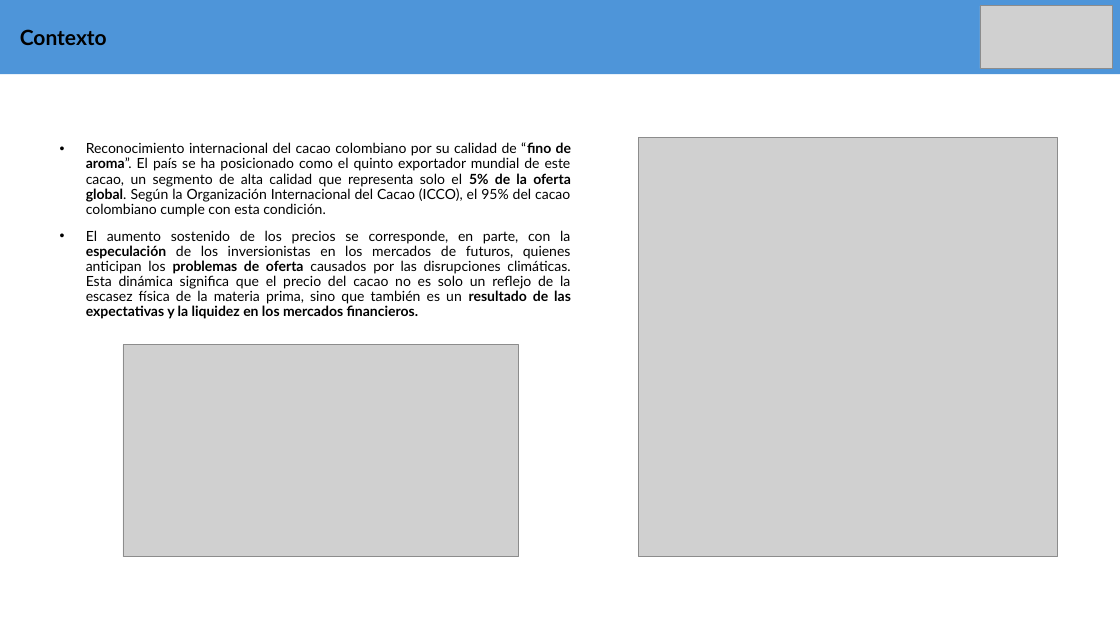
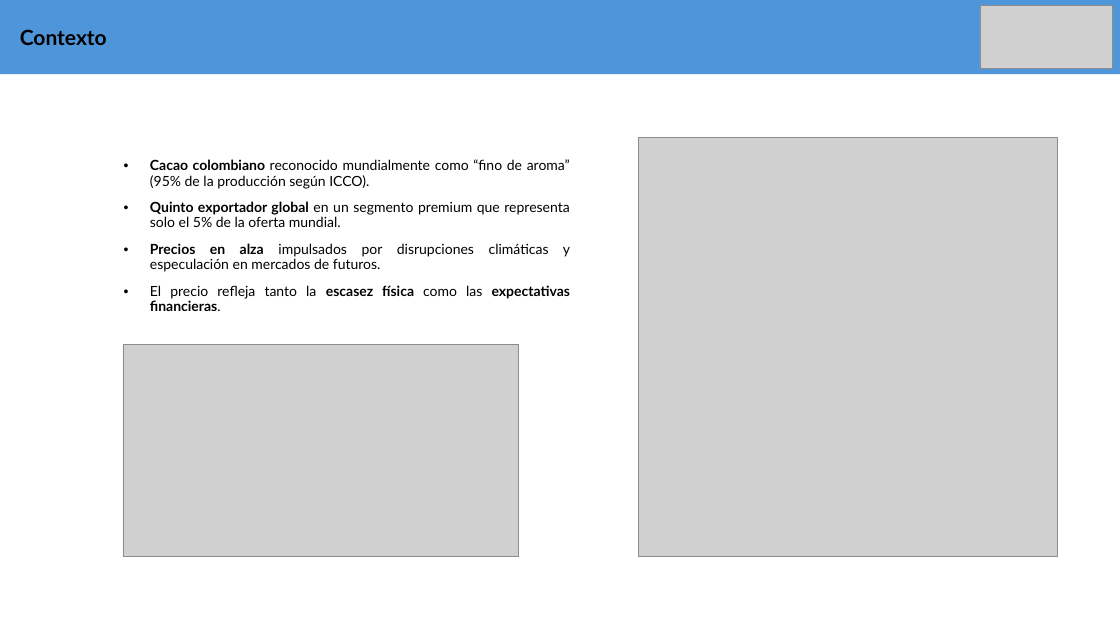
Before and after one commit to pedr0jos3/Mi-tesis, a slide deck: slide 2 of PresentacionAvances.pptx. Drawn at 1120x630 pixels with LibreOffice and Linux fonts; fonts in the diff are those of the drawing; grey boxes stand for pictures. Boxes give left, top, right and bottom in pixels: in the first picture for what was removed or moved away, otherwise in the second. Text is boxed around its words. In the diff, an @@ line names an element or a change of style, - is before the commit and + after.

```diff
--- a/PresentacionAvances.pptx
+++ b/PresentacionAvances.pptx
@@ subtitle at (150, 159, 570, 311): text changed @@
-• Reconocimiento internacional del cacao colombiano por su calidad de “fino de aroma”. El país se ha posicionado como el quinto exportador mundial de este cacao, un segmento de alta calidad que representa solo el 5% de la oferta global. Según la Organización Internacional del Cacao (ICCO), el 95% del cacao colombiano cumple con esta condición.
-• El aumento sostenido de los precios se corresponde, en parte, con la especulación de los inversionistas en los mercados de futuros, quienes anticipan los problemas de oferta causados por las disrupciones climáticas. Esta dinámica significa que el precio del cacao no es solo un reflejo de la escasez física de la materia prima, sino que también es un resultado de las expectativas y la liquidez en los mercados financieros.
+• Cacao colombiano reconocido mundialmente como “fino de aroma” (95% de la producción según ICCO).
+• Quinto exportador global en un segmento premium que representa solo el 5% de la oferta mundial.
+• Precios en alza impulsados por disrupciones climáticas y especulación en mercados de futuros.
+• El precio refleja tanto la escasez física como las expectativas financieras.
```
Also in this commit, not shown: 6 other slides changed, 3 slides added, 2 other files.
